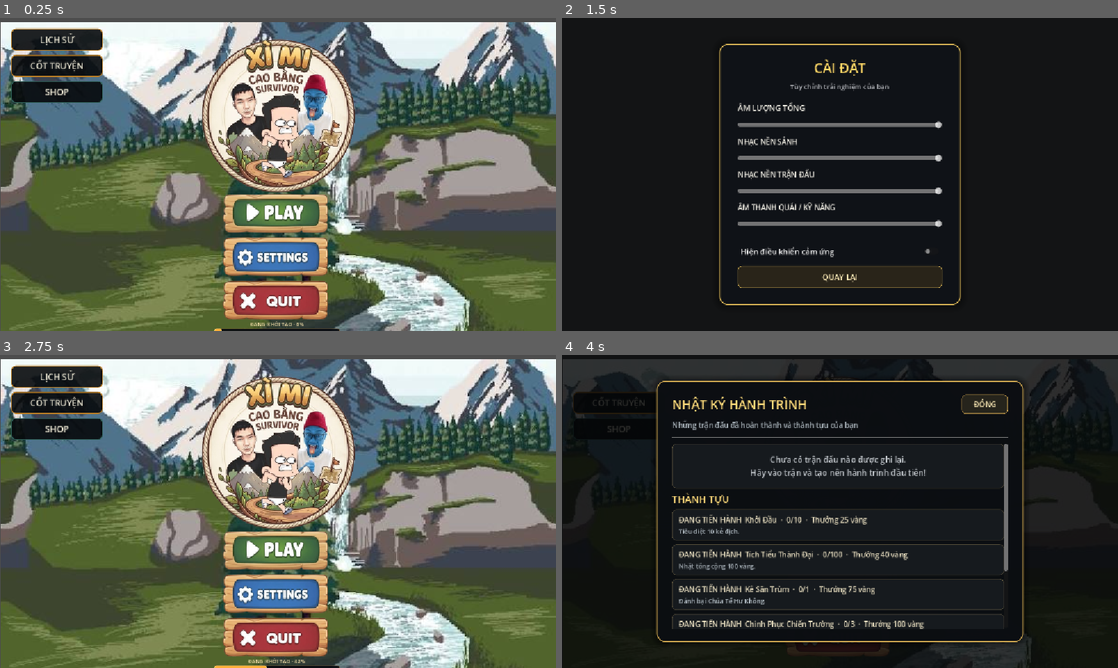
Above: before the commit, frames 1-4 (two rows, left to right).
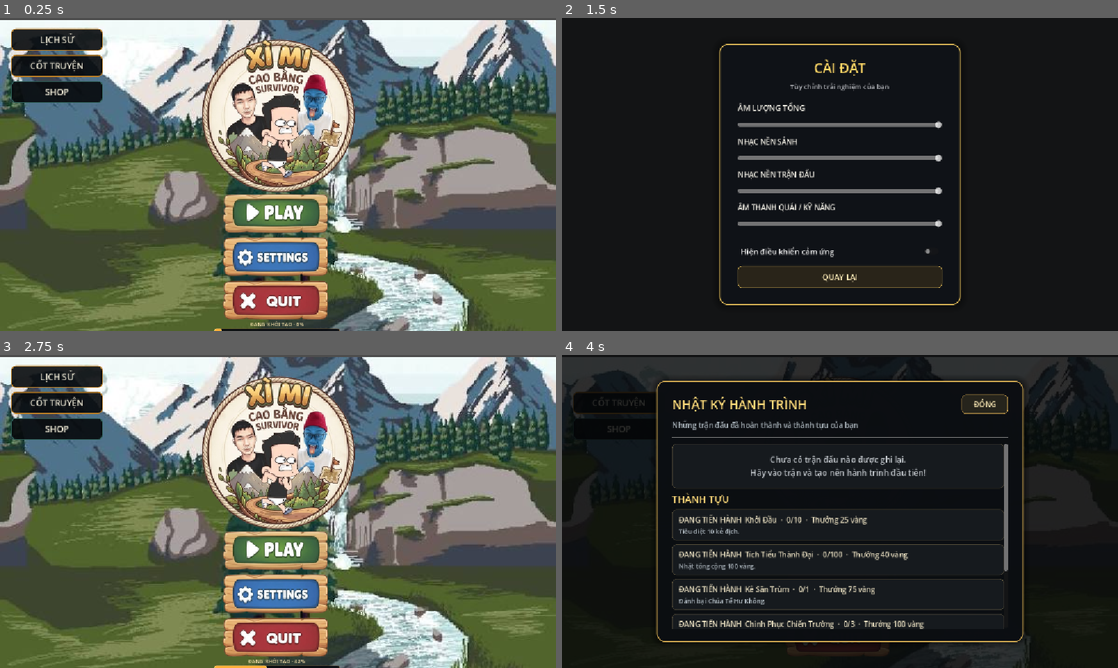
Above: after the commit, the same moments.

Repository: hoducvinhh/game2D
Game: Godot game, scene res://scenes/levels/main_menu.tscn
Two runs of this game, one before a commit and one after it. Both use one fixed random seed, a clock stepped at 60 frames per second and the inputs below.
Inputs (mouse positions are in pixels of both pictures, inside the frame that each line leads up to):
- Up to frame 1 (0.25 s): no input
- Up to frame 2 (1.5 s): click (840, 255) at 0.5 s; click "Hiện điều khiển cảm ứng" at 1.25 s
- Up to frame 3 (2.75 s): click "QUAY LẠI" at 2 s
- Up to frame 4 (4 s): click "LỊCH SỬ" at 2.75 s; click "CỐT TRUYỆN" at 3.5 s

The runs differ from the first frame. In frame 1, 14% of the frame differs, in the area x 0-100%, y 0-100%; in frame 2, nothing differs; in frame 3, 14%; in frame 4, 0.8%.

Commit message:
Adjust main menu layout and Android signature
Co-authored-by: Copilot <223556219+Copilot@users.noreply.github.com>

Diff:
--- a/scenes/levels/main_menu.tscn
+++ b/scenes/levels/main_menu.tscn
@@ -19,12 +19,15 @@
 
 [node name="Background" type="TextureRect" parent="." unique_id=1432304950]
 unique_name_in_owner = true
-layout_mode = 0
-offset_left = 3.0
-offset_top = 4.0
-offset_right = 1155.0
-offset_bottom = 651.0
+layout_mode = 1
+anchors_preset = 15
+anchor_right = 1.0
+anchor_bottom = 1.0
+grow_horizontal = 2
+grow_vertical = 2
 texture = ExtResource("2_crctu")
+expand_mode = 1
+stretch_mode = 6
 
 [node name="IntroImage" type="TextureRect" parent="." unique_id=1953077284]
 unique_name_in_owner = true
@@ -58,20 +61,28 @@
 
 [node name="QuitButton" type="TextureButton" parent="." unique_id=2138926540]
 unique_name_in_owner = true
-layout_mode = 0
-offset_left = 443.0
+layout_mode = 1
+anchors_preset = 5
+anchor_left = 0.5
+anchor_right = 0.5
+offset_left = -133.0
 offset_top = 430.0
-offset_right = 701.0
+offset_right = 125.0
 offset_bottom = 728.0
+grow_horizontal = 2
 texture_normal = ExtResource("4_cn35j")
 
 [node name="SettingsButton" type="TextureButton" parent="." unique_id=20628367]
 unique_name_in_owner = true
-layout_mode = 0
-offset_left = 443.0
+layout_mode = 1
+anchors_preset = 5
+anchor_left = 0.5
+anchor_right = 0.5
+offset_left = -133.0
 offset_top = 340.0
-offset_right = 701.0
+offset_right = 125.0
 offset_bottom = 638.0
+grow_horizontal = 2
 texture_normal = ExtResource("5_wko7x")
 
 [node name="PlayButton" type="TextureButton" parent="." unique_id=941418325]
Not shown, changed: LilboyDomixi.apk.idsig
